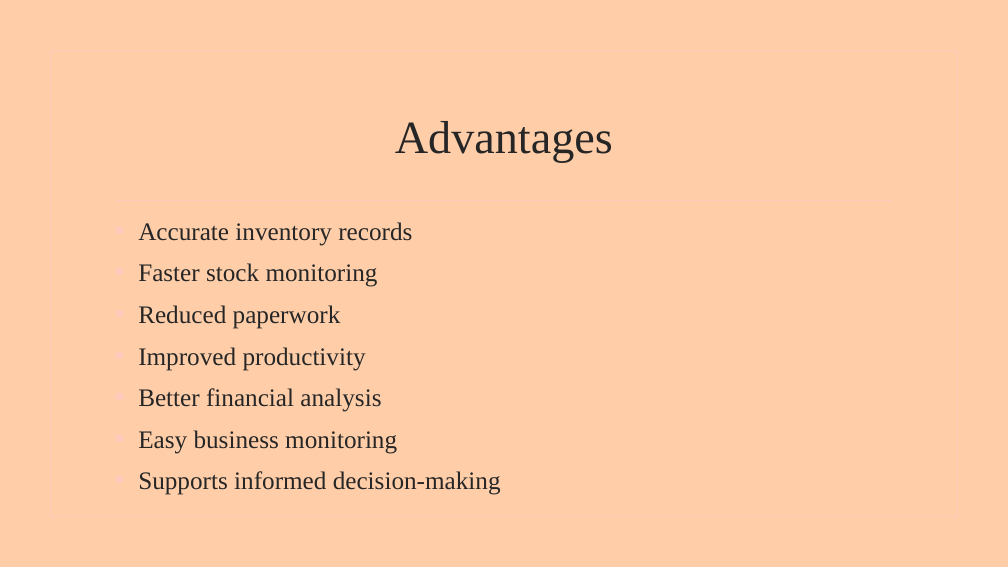
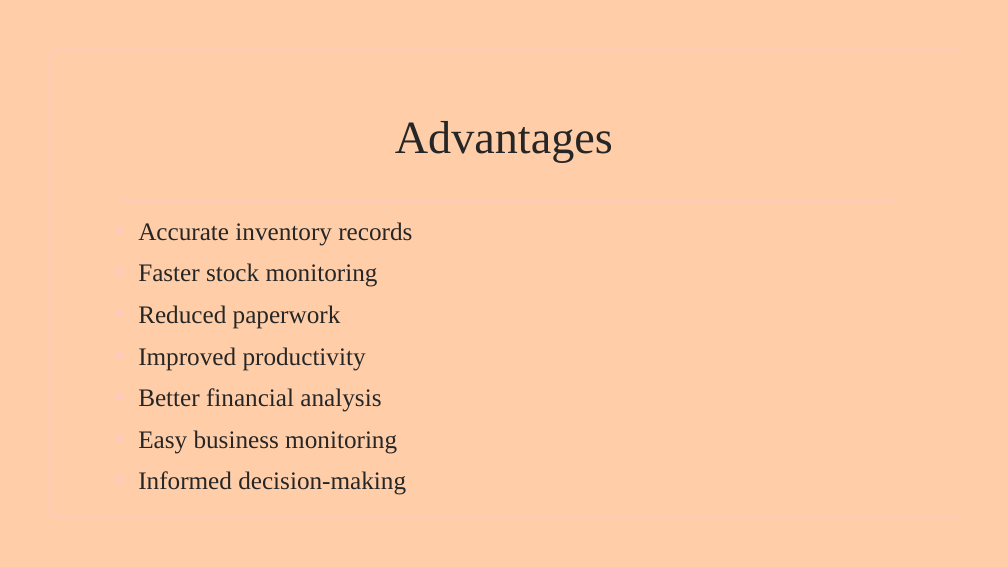
Before and after one commit to Ayomikun721/PYTHON-SYNTHAX, a slide deck: slide 22 of AYOMIKUN PYTHON SYNTHAX.pptx (slide 9 before the commit). Drawn at 1008x567 pixels with LibreOffice and Linux fonts; fonts in the diff are those of the drawing; background and template pictures are left out. Boxes give left, top, right and bottom in pixels: in the first picture for what was removed or moved away, otherwise in the second. Text is boxed around its words. In the diff, an @@ line names an element or a change of style, - is before the commit and + after.

```diff
--- a/AYOMIKUN PYTHON SYNTHAX.pptx
+++ b/AYOMIKUN PYTHON SYNTHAX.pptx
@@ text at bbox=[138, 471, 406, 495]: text changed @@
-• Supports informed decision-making
+• Informed decision-making
```
Also in this commit, not shown: 13 other slides changed, 3 slides added, 1 slide removed, 1 other file.
